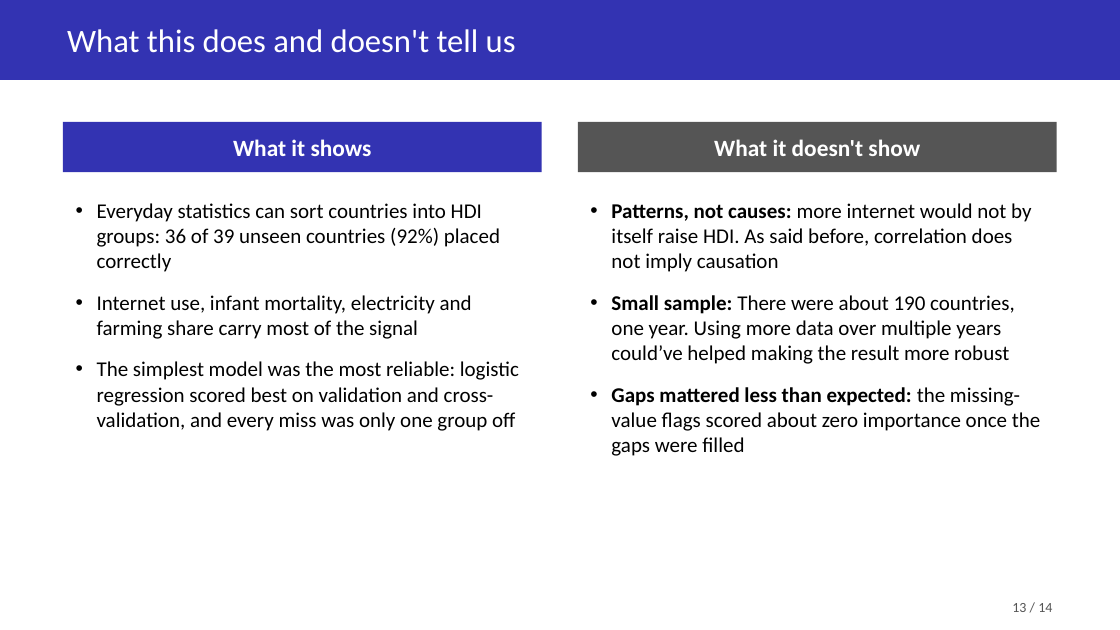
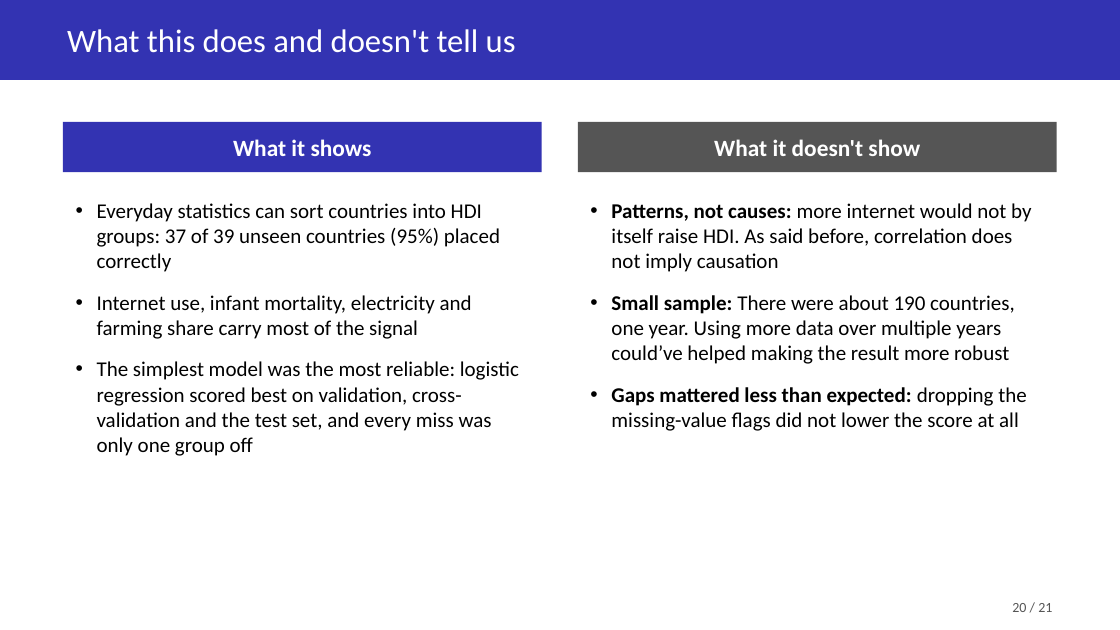
Before and after one commit to Soemon007/DS203_GroupProject, a slide deck: slide 20 of deliverables/DS203_Slides.pptx (slide 13 before the commit). Drawn at 1120x630 pixels with LibreOffice and Linux fonts; fonts in the diff are those of the drawing. Boxes give left, top, right and bottom in pixels: in the first picture for what was removed or moved away, otherwise in the second. Text is boxed around its words. In the diff, an @@ line names an element or a change of style, - is before the commit and + after.

Commit message:
Update to slides

```diff
--- a/deliverables/DS203_Slides.pptx
+++ b/deliverables/DS203_Slides.pptx
@@ text at (x1=97, y1=203, x2=500, y2=272): text changed @@
-• Everyday statistics can sort countries into HDI groups: 36 of 39 unseen countries (92%) placed correctly
+• Everyday statistics can sort countries into HDI groups: 37 of 39 unseen countries (95%) placed correctly
@@ text at (x1=97, y1=361, x2=519, y2=456): text changed @@
-• The simplest model was the most reliable: logistic regression scored best on validation and cross-validation, and every miss was only one group off
+• The simplest model was the most reliable: logistic regression scored best on validation, cross-validation and the test set, and every miss was only one group off
@@ text at (x1=611, y1=387, x2=1026, y2=431): text changed @@
-• Gaps mattered less than expected: the missing-value flags scored about zero importance once the gaps were filled
+• Gaps mattered less than expected: dropping the missing-value flags did not lower the score at all
@@ text at (x1=1012, y1=603, x2=1052, y2=612): text changed @@
-13 / 14
+20 / 21
```
Also in this commit, not shown: 11 other slides changed, 7 slides added.
